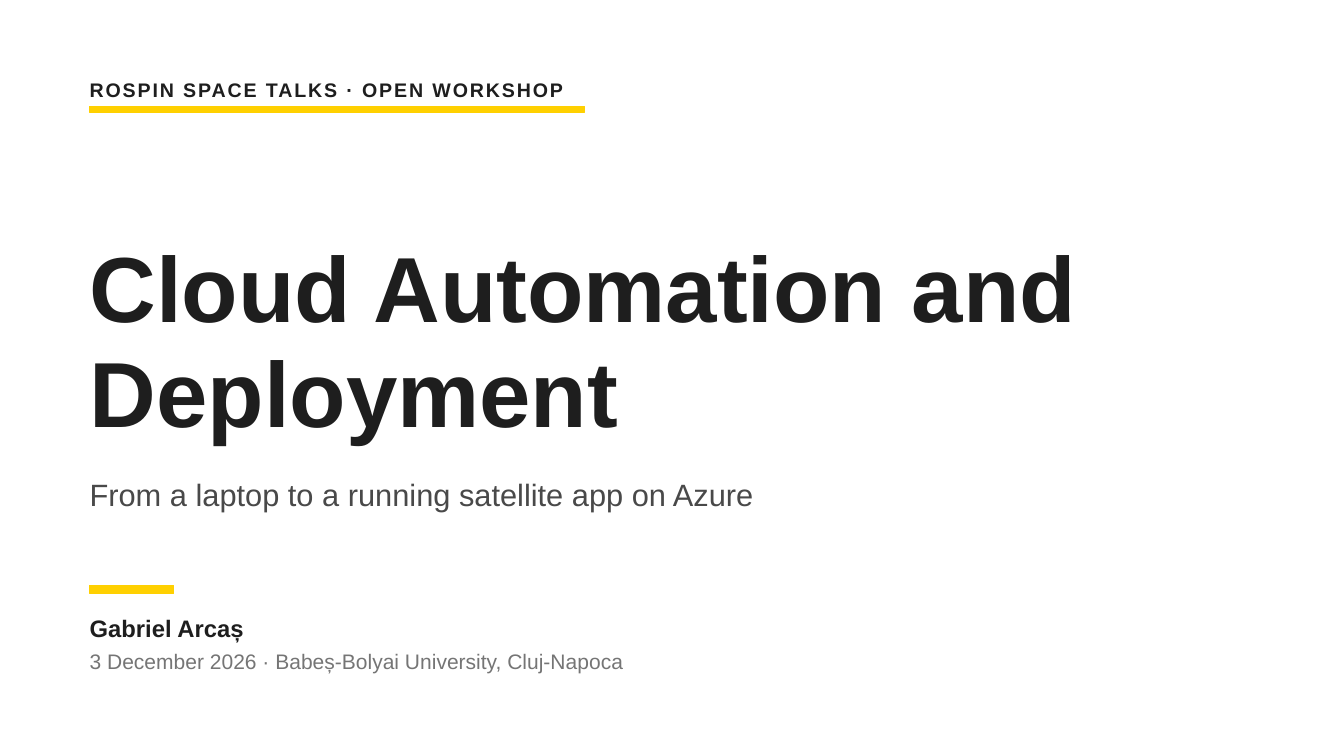
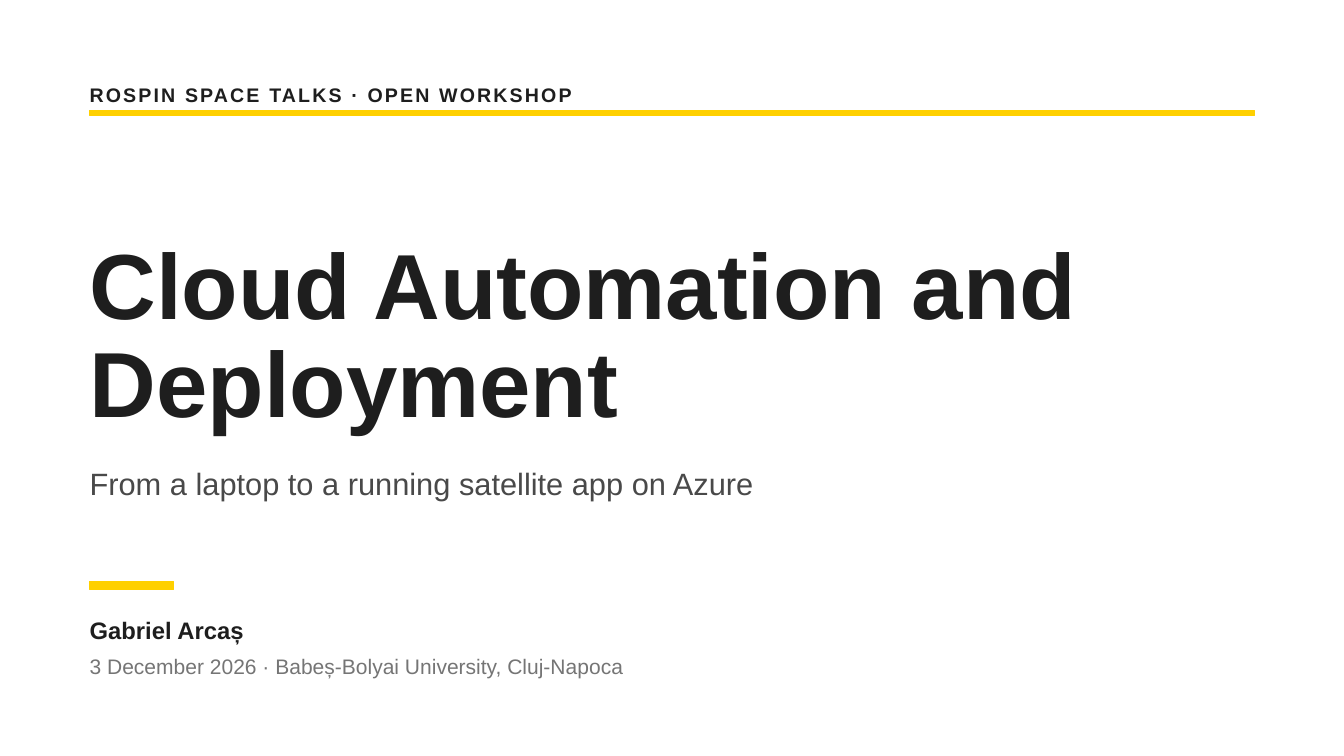
Before and after one commit to agi1clj/ROSPIN_Workshop_Infra, a slide deck: slide 1 of docs/ROSPIN-Cloud-Workshop.pptx. Drawn at 1344x756 pixels with LibreOffice and Linux fonts; fonts in the diff are those of the drawing. Boxes give left, top, right and bottom in pixels: in the first picture for what was removed or moved away, otherwise in the second. Text is boxed around its words. In the diff, an @@ line names an element or a change of style, - is before the commit and + after.

Commit message:
docs: updated workshop slides (card layout, PDF and PPTX)

```diff
--- a/docs/ROSPIN-Cloud-Workshop.pptx
+++ b/docs/ROSPIN-Cloud-Workshop.pptx
@@ text "ROSPIN SPACE TALKS · OPEN ..." at [89, 79, 1344, 119]: letter spacing 2 to 2.3 pt; line spacing 1 to 1.22 @@
@@ rectangle removed at [89, 106, 585, 112] @@
@@ rectangle added at [89, 110, 1254, 116], fill #FFD000, outline #FFD000 1 pt @@
@@ text "Cloud Automation and Deployment" at [90, 252, 1076, 434]: line spacing 0.95 to 0.89 @@
@@ text "From a laptop to a ...": place and size @@
-text "From a laptop to a ..." at [90, 483, 753, 512]
+text "From a laptop to a ..." at [90, 472, 753, 500]
@@ text "From a laptop to a ..." at [90, 472, 753, 500]: line spacing 1 to 1.17 @@
@@ rectangle: place and size @@
-rectangle at [89, 585, 173, 593]
+rectangle at [89, 581, 173, 589]
@@ text "Gabriel Arcaș" at [90, 621, 243, 645]: line spacing 1 to 1.22 @@
@@ text "3 December 2026 · Babeș-Bolyai ..." at [90, 659, 623, 678]: line spacing 1 to 1.22 @@
```
Also in this commit, not shown: 27 other slides changed, 1 other file.
